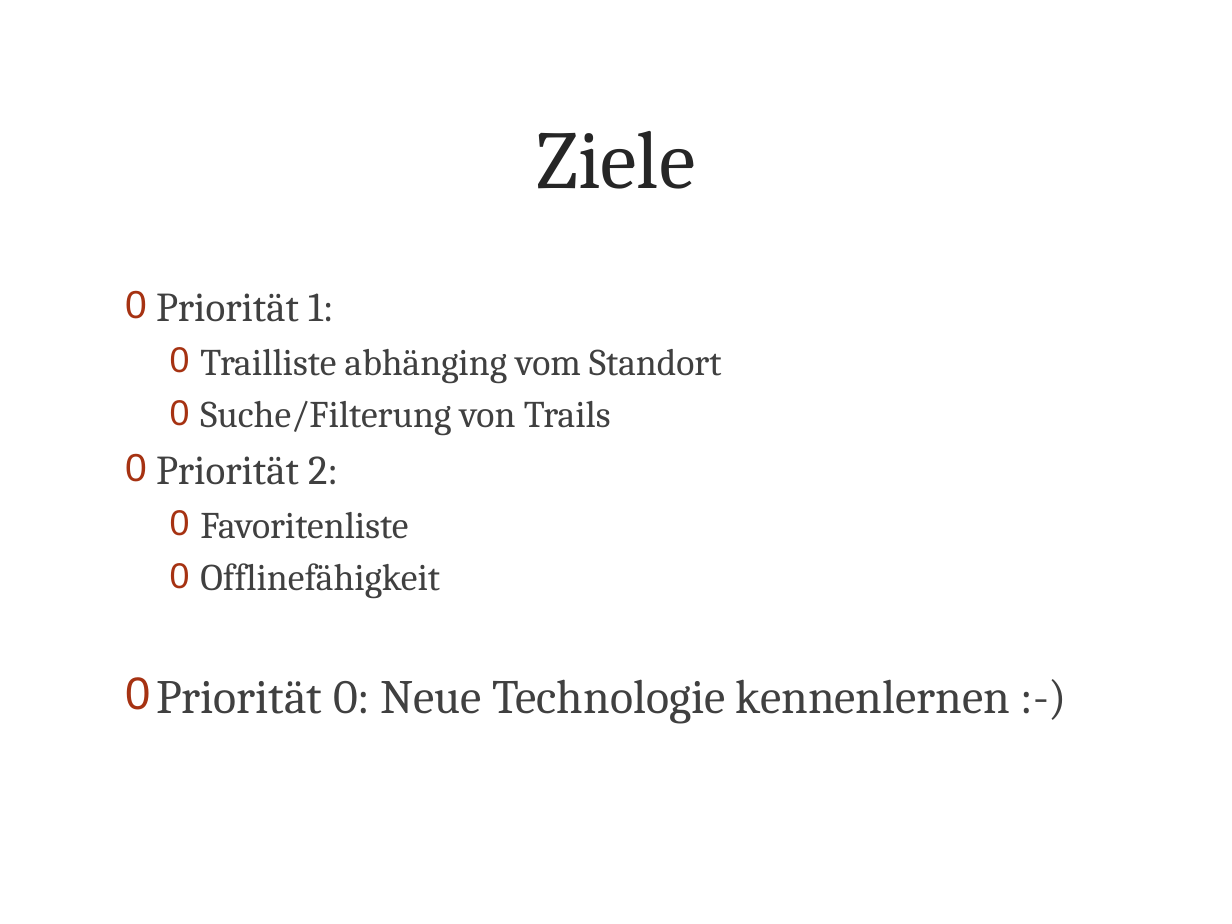
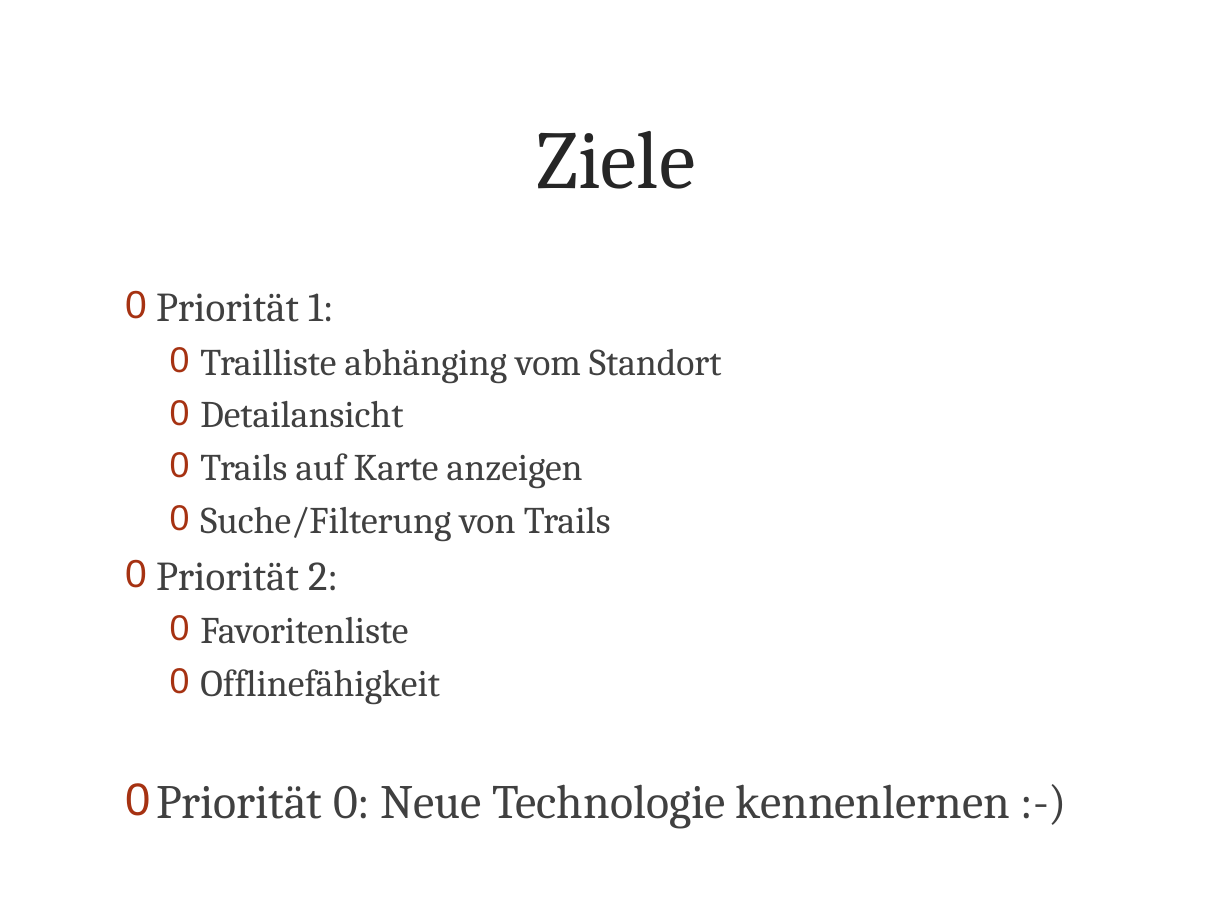
Before and after one commit to metaodi/TrailDevilsXPl-2, a slide deck: slide 9 of _DOCUMENTATION/Presentation/Praesentation-Traildevils-XPl2.pptx. Drawn at 1232x924 pixels with LibreOffice and Linux fonts; fonts in the diff are those of the drawing; background and template pictures are left out. Boxes give left, top, right and bottom in pixels: in the first picture for what was removed or moved away, otherwise in the second. Text is boxed around its words. In the diff, an @@ line names an element or a change of style, - is before the commit and + after.

```diff
--- a/_DOCUMENTATION/Presentation/Praesentation-Traildevils-XPl2.pptx
+++ b/_DOCUMENTATION/Presentation/Praesentation-Traildevils-XPl2.pptx
@@ text at [200,401,583,489]: paragraphs added @@
+  0 Detailansicht
+  0 Trails auf Karte anzeigen
```
Also in this commit, not shown: 10 other slides changed, 2 slides added, 3 slides removed.
